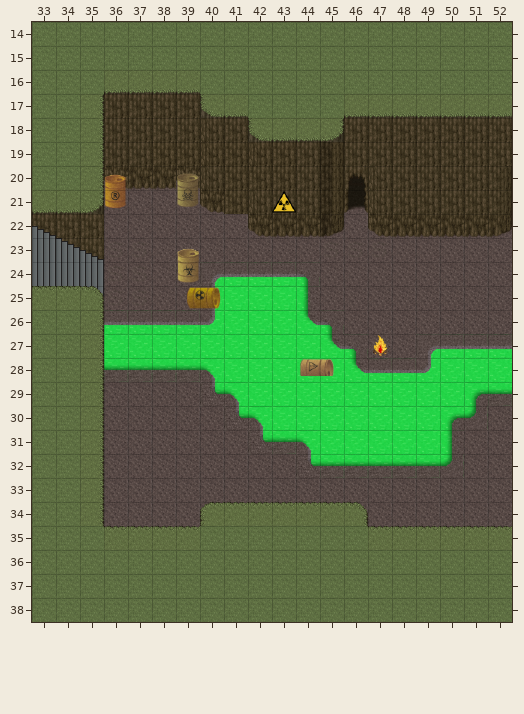
An edit to a level. Tiled map, ring3/cave.tmx. The first picture shows the starting point.
Cells are 32x32 px. Shown: x 33..52, y 14..38.
After the commit:
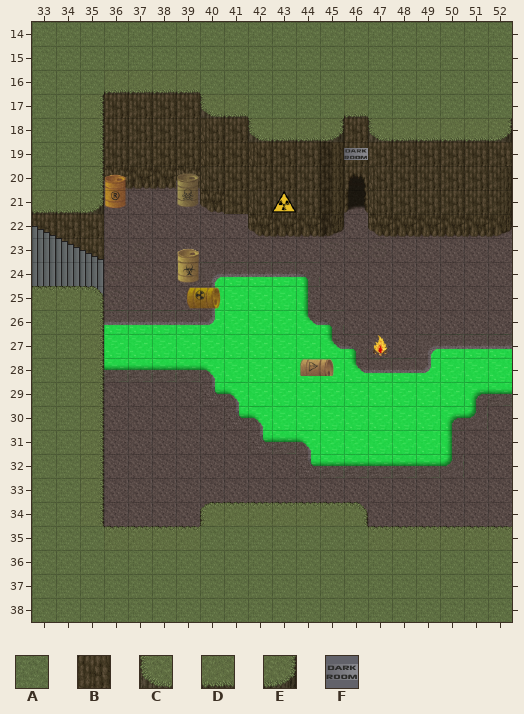
Key: from "c-base-nature": A 0, B 9, C 77, D 78, E 79; from "c-base-walls": F 360.
_ is an empty cell.
Change:
Layer "Tile Layer 2":
y 17: x 47..52 DDDDDD -> AAAAAA
y 18: x 47..52 BBBBBB -> CDDDDE
Layer "Tile Layer 3":
y 19: x 46 _ -> F
